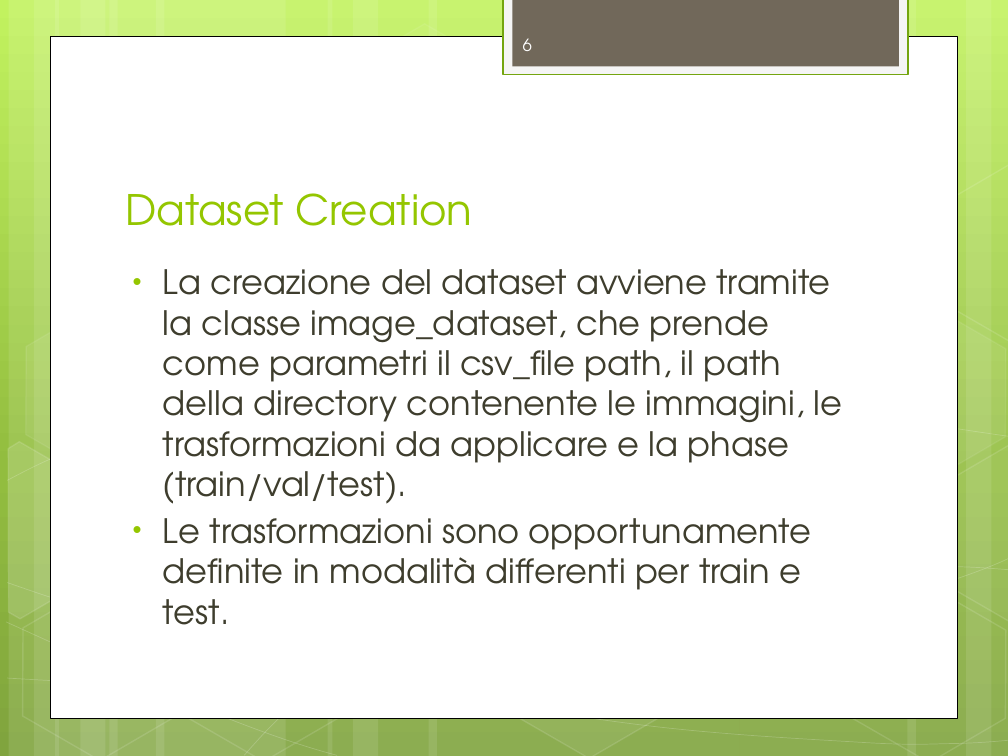
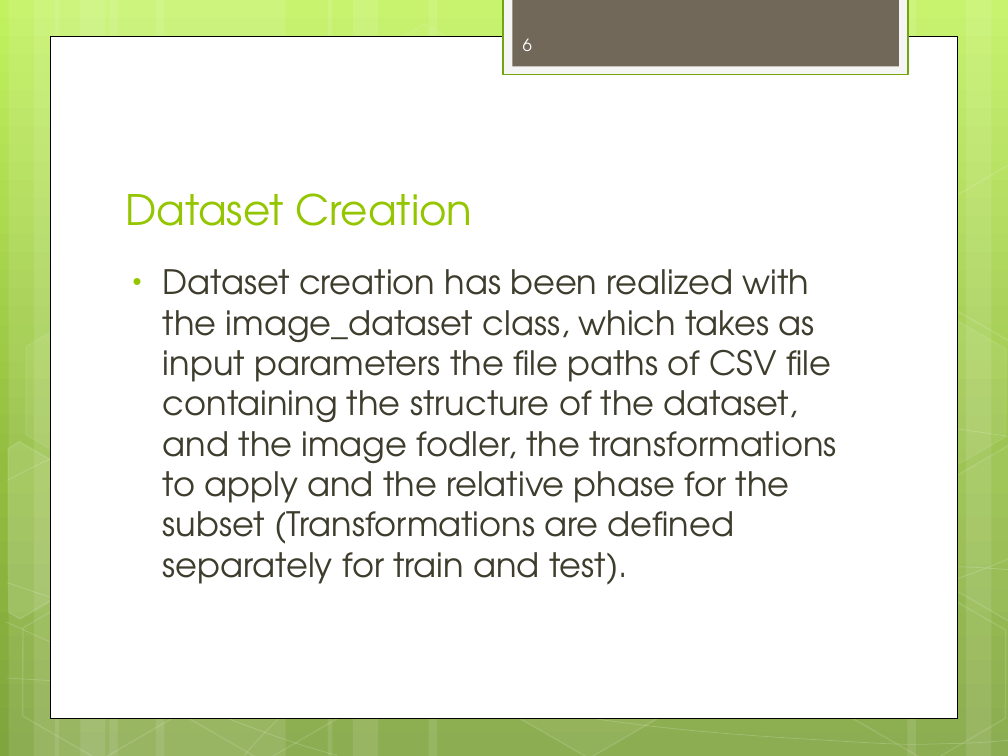
Before and after one commit to RaiMar96/AdversarialAttacksAndInterpretability-covid-chestxray-, a slide deck: slide 6 of docs/ProjectOverview.pptx. Drawn at 1008x756 pixels with LibreOffice and Linux fonts; fonts in the diff are those of the drawing. Boxes give left, top, right and bottom in pixels: in the first picture for what was removed or moved away, otherwise in the second. Text is boxed around its words. In the diff, an @@ line names an element or a change of style, - is before the commit and + after.

```diff
--- a/docs/ProjectOverview.pptx
+++ b/docs/ProjectOverview.pptx
@@ text at (x1=163, y1=269, x2=837, y2=585): text changed @@
-• La creazione del dataset avviene tramite la classe image_dataset, che prende come parametri il csv_file path, il path della directory contenente le immagini, le trasformazioni da applicare e la phase (train/val/test).
-• Le trasformazioni sono opportunamente definite in modalità differenti per train e test.
+• Dataset creation has been realized with the image_dataset class, which takes as input parameters the file paths of CSV file containing the structure of the dataset, and the image fodler, the transformations to apply and the relative phase for the subset (Transformations are defined separately for train and test).
```
Also in this commit, not shown: 10 other slides changed, 2 slides added, 1 slide removed, 1 other file.
